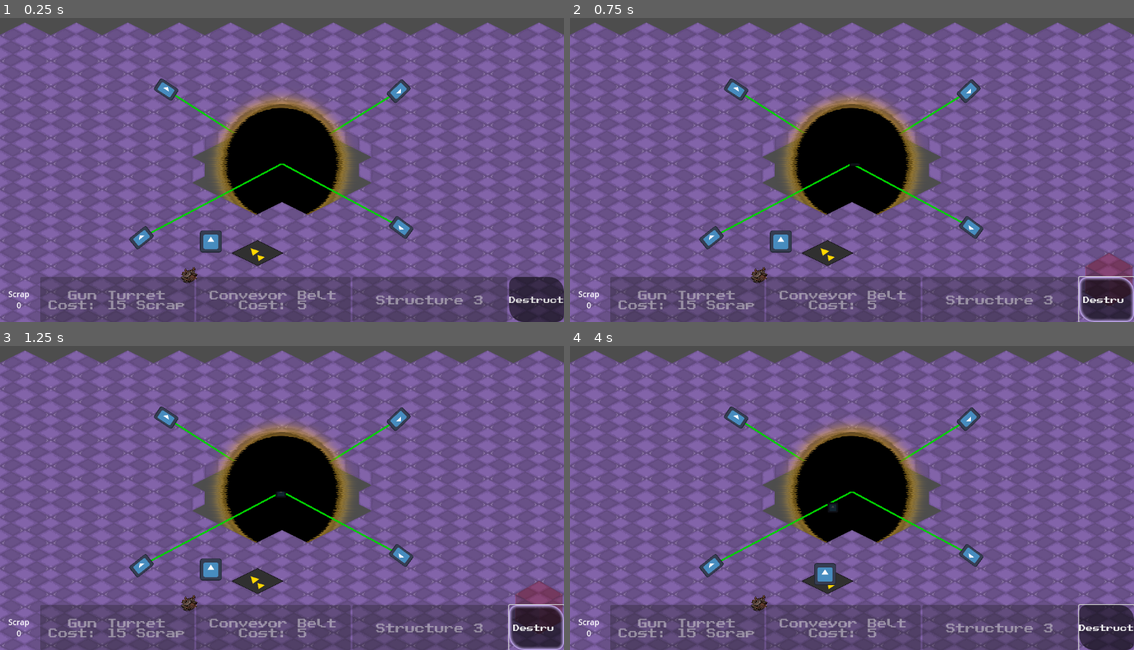
Above: before the commit, frames 1-4 (two rows, left to right).
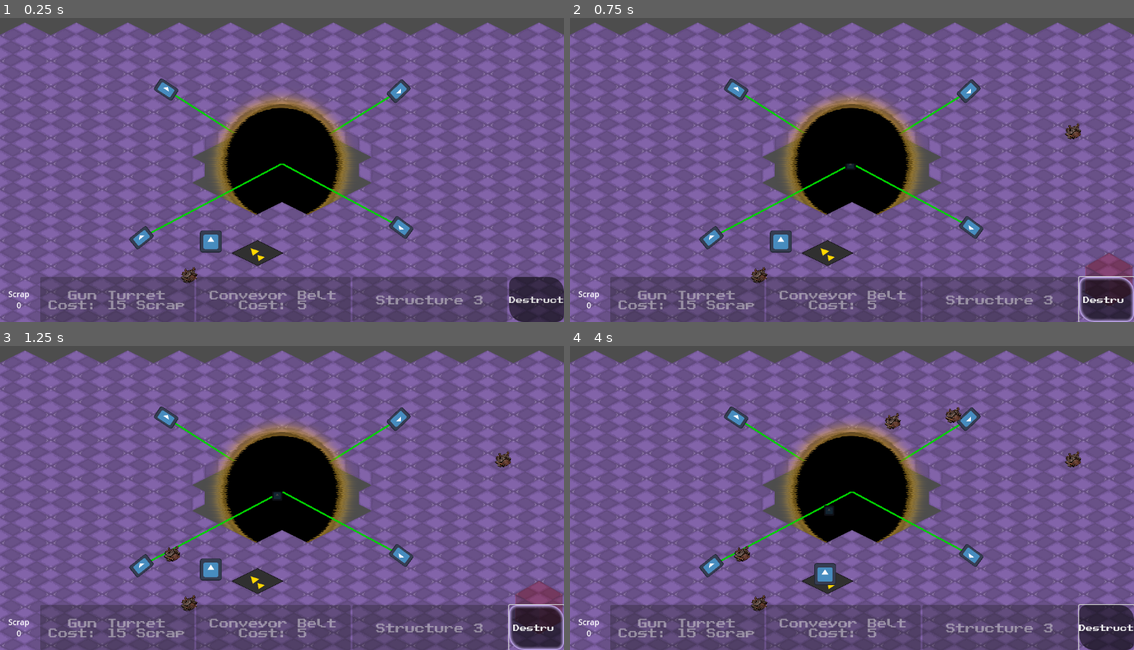
Above: after the commit, the same moments.

Repository: jkostello/Godot-Wild-Jam-69
Game: Godot game, scene res://level.tscn
Same seed, same stepped clock (60 frames per second), same inputs: the game is played once before the commit and once after it. The engine's default icon, where the game draws it, is replaced by a stand-in: a white triangle on a blue panel in a dark square.
Inputs (mouse positions are in pixels of both pictures, inside the frame that each line leads up to):
- Up to frame 1 (0.25 s): no input
- Up to frame 2 (0.75 s): click "Destruct" at 0.5 s
- Up to frame 3 (1.25 s): no input
- Up to frame 4 (4 s): tap Enter at 1.25 s; move the mouse to (976, 476) at 1.27 s; hold D (right) 1.28-2.03 s; hold Space (deselect) 1.28-2.03 s; click (976, 476) at 1.42 s; move the mouse to (739, 507) at 2.02 s; hold S (down) 2.03-2.78 s; tap 1 (select_structure_1) at 2.1 s; move the mouse to (908, 422) at 2.77 s; hold D (right) 2.78-3.53 s; tap 2 (select_structure_2) at 2.85 s; move the mouse to (823, 555) at 3.52 s; hold W (up) from 3.53 s (still down); tap 3 (select_structure_3) at 3.6 s; click (823, 555) at 3.67 s

Frame 1 is identical in both runs. In frame 2, 0.1% of the frame differs, in the area x 48-91%, y 34-50%; in frame 3, 0.2%; in frame 4, 0.5%, in the area x 29-91%, y 19-71%.

Commit message:
Added random scrap spawn

Diff:
--- a/void.gd
+++ b/void.gd
@@ -1,13 +1,21 @@
 extends Node2D
 
 @onready var enemy = preload("res://enemy.tscn")
+@onready var scrap = preload("res://resources/resource.tscn")
 
 # Creates enemies
 func _physics_process(delta):
 	randomize()
 
 	# Randomizes enemy spawning & location
-	if randi_range(0, 100) < 1:
+	if randi_range(0, 100) < 1: # 1/100 chance
 		var new_e = enemy.instantiate()
+		new_e.position = Vector2(randf_range(-10.0,10.0), randf_range(-10.0,10.0))
 		get_tree().current_scene.add_child(new_e)
-		new_e.position = Vector2(randf_range(-10.0,10.0), randf_range(-10.0,10.0))
+
+	# Randomizes scrap spawning & location
+	# TODO: make scrap spawn from sky and fall
+	if randi_range(0, 50) < 1: # 1/500 chance
+		var new_scrap = scrap.instantiate()
+		new_scrap.position = Vector2(randf_range(-1500, 1500), randf_range(-650, 650))
+		get_tree().current_scene.add_child(new_scrap)
